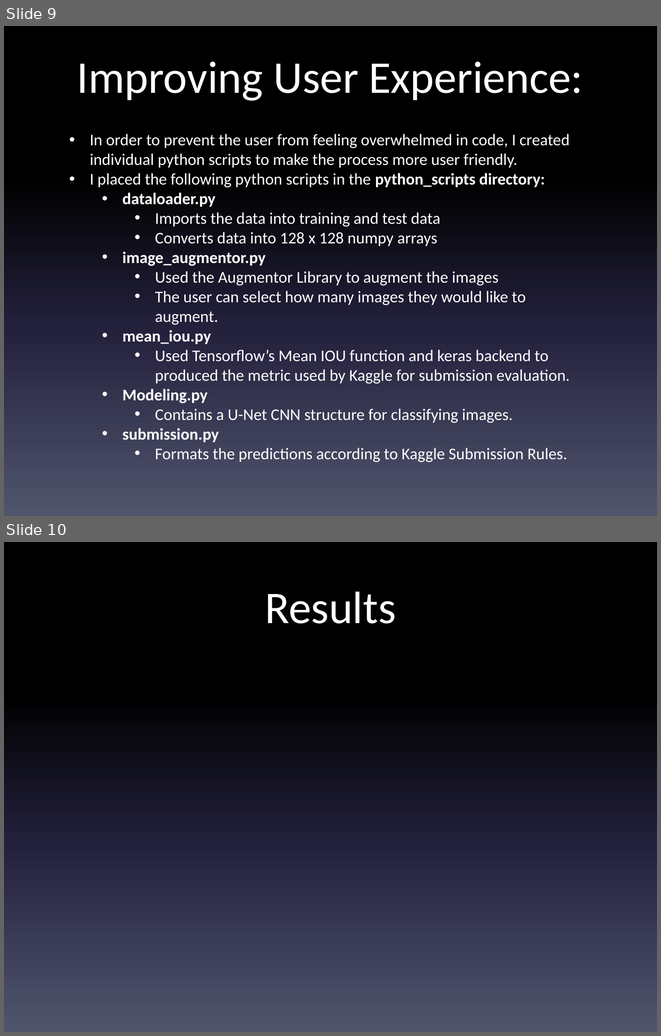
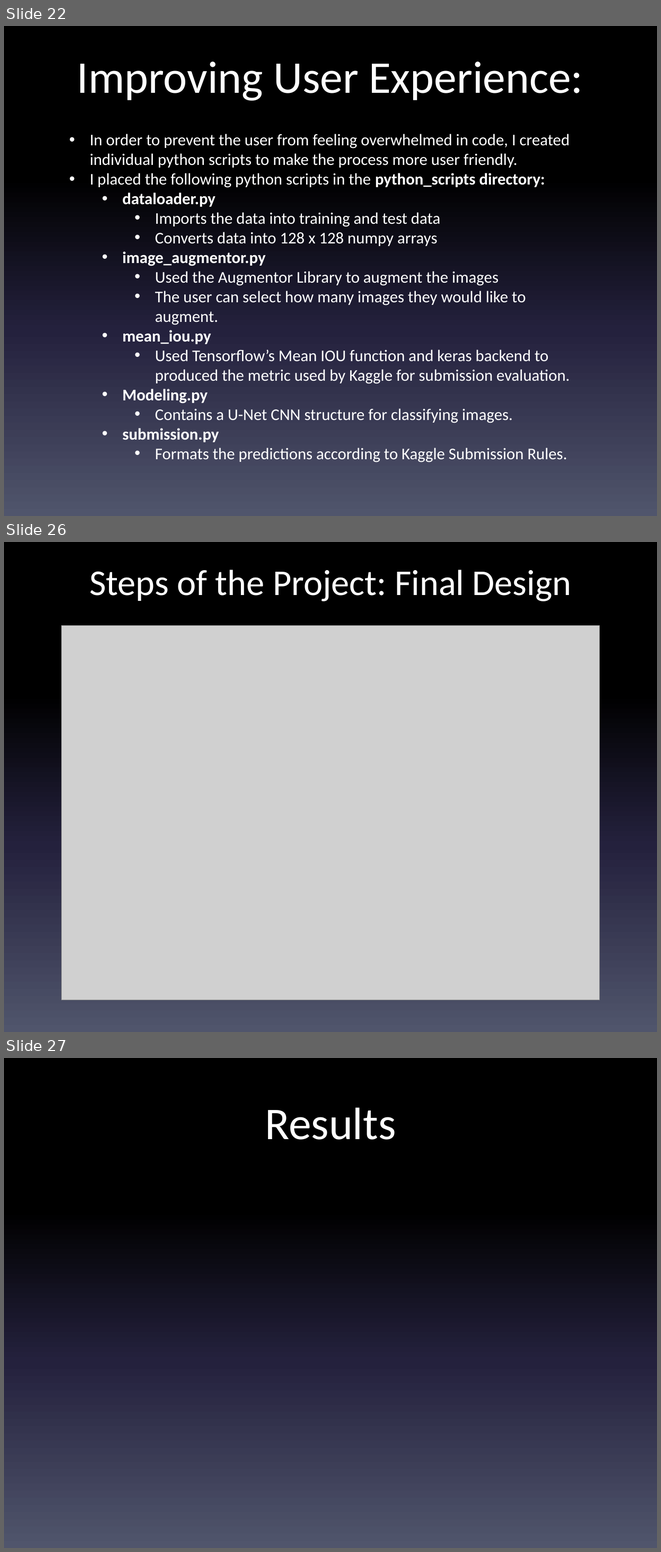
Before and after one commit to clach1225/Salt_Deposit_Identification, a slide deck: Final_Presentation.pptx. Shown one above the other, each under a label of ours: slides 9 and 10 before the commit, slides 22, 26 and 27 after it; the slides between them are not shown. The pictures are 661x1036 and 661x1552 pixels, drawn with LibreOffice and Linux fonts; fonts in the diff are those of the drawing; grey boxes stand for pictures. Boxes give left, top, right and bottom in pixels: in the first picture for what was removed or moved away, otherwise in the second. Text is boxed around its words. In the diff, an @@ line names an element or a change of style, - is before the commit and + after.

```diff
--- a/Final_Presentation.pptx
+++ b/Final_Presentation.pptx
@@ slide 26 added at (4, 542, 657, 1032), background gradient #000000 to #24213E to #51566D @@
@@ title added at (89, 570, 572, 601), 40 pt, text #FFFFFF @@
+Steps of the Project: Final Design
@@ picture added at (61, 626, 600, 1000) @@
@@ what was slide 9 is now slide 22 @@
@@ what was slide 10 is now slide 27 @@
```
Also in this commit, not shown: 3 slides changed, 16 other slides added.
